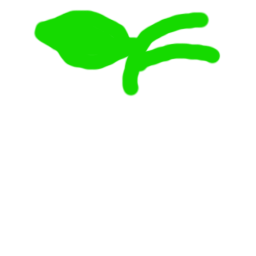
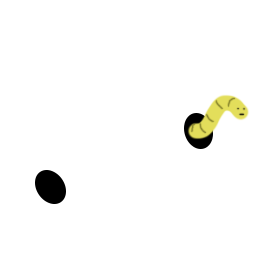
The second 256×256 image is a revision of the first. Changes to its layers:
added layer "Layer 3" above "Ellipse 2" over [187, 94, 250, 140]
added layer "Ellipse 2" above "Ellipse 2 copy" over [35, 170, 66, 204]
added layer "Ellipse 2 copy" above "Layer 2" over [184, 113, 213, 149]
hid "Layer 2" over [33, 9, 221, 97]
